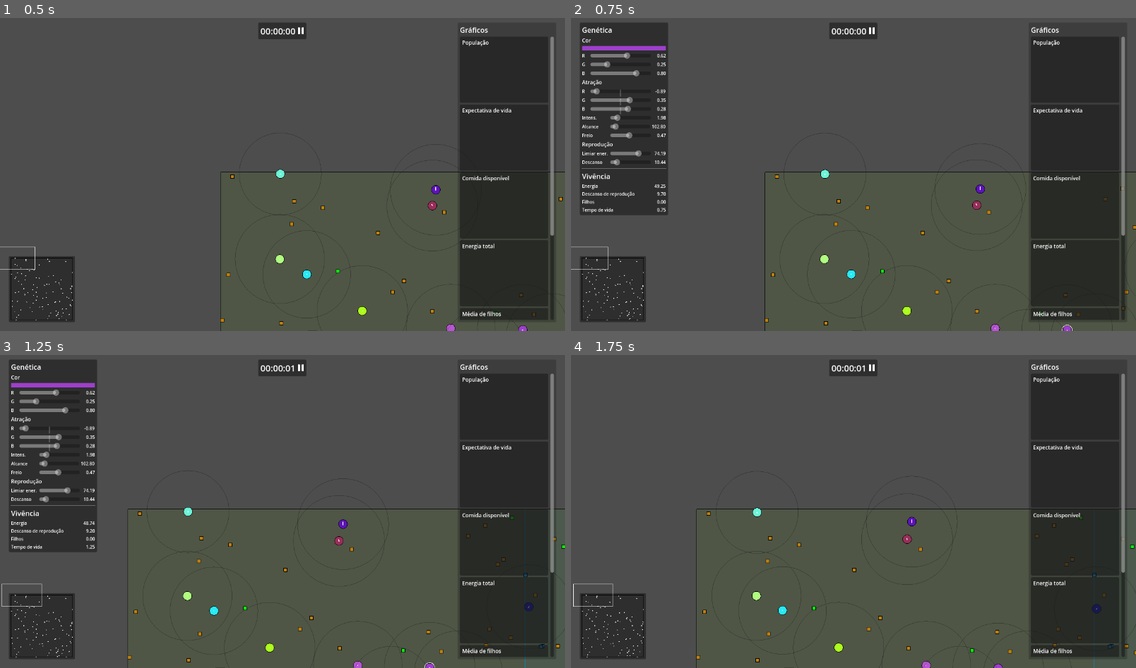
Above: before the commit, frames 1-4 (two rows, left to right).
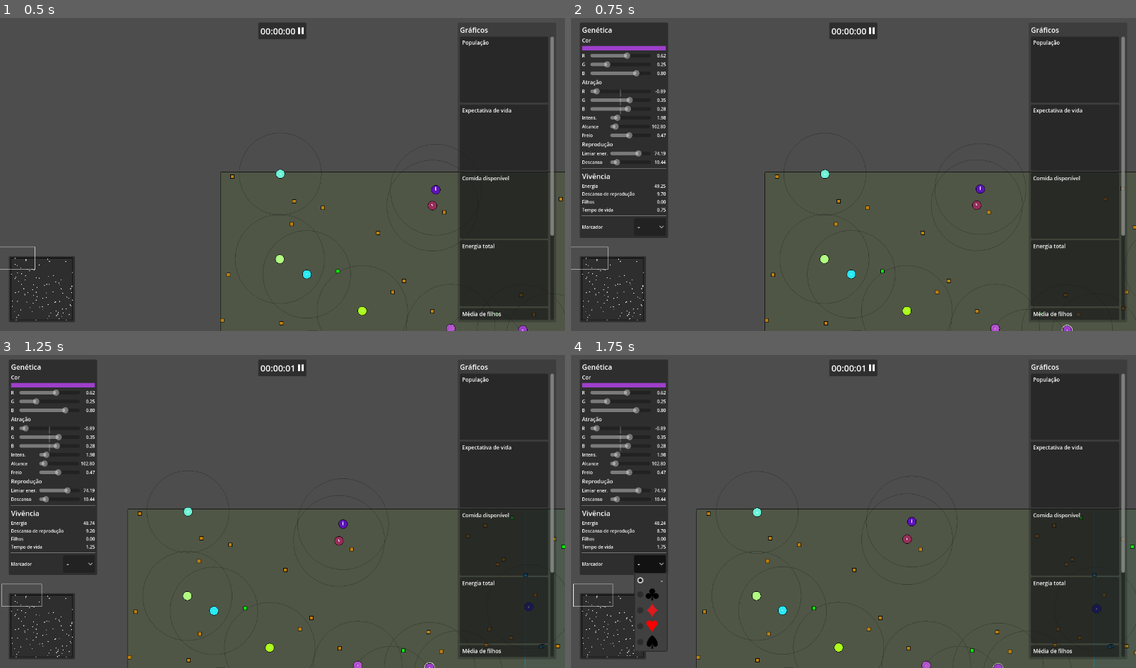
Above: after the commit, the same moments.

Repository: rodrigo-borges/attract-repel
Game: Godot game, scene res://world/world.tscn
Two runs of this game, one before a commit and one after it. Both use one fixed random seed, a clock stepped at 60 frames per second and the inputs below. The project has no main scene, so this scene is started directly.
Inputs (mouse positions are in pixels of both pictures, inside the frame that each line leads up to):
- Up to frame 1 (0.5 s): no input
- Up to frame 2 (0.75 s): move the mouse to (1096, 330) at 0.52 s; press the mouse at (1096, 330) at 0.53 s; hold D (right) from 0.53 s (still down)
- Up to frame 3 (1.25 s): keep holding D (right)
- Up to frame 4 (1.75 s): release D (right) at 1.25 s; release the mouse at (1096, 667) at 1.25 s; click (650, 564) at 1.25 s, where only the run after the commit has a clickable "-"

Frame 1 is identical in both runs. In frame 2, 1.1% of the frame differs, in the area x 1-18%, y 63-71%; in frame 3, 1.1%; in frame 4, 10%, in the area x 1-77%, y 1-100%.

Commit message:
Adiciona marcador em criaturas e descendentes

Diff:
--- a/entities/creature.gd
+++ b/entities/creature.gd
@@ -45,6 +45,12 @@
 var reproduction_cooldowm_timer:Timer
 var attraction_line:Line2D
 var brake_line:Line2D
+var marker:Marker:
+	set(value):
+		marker = value
+		if marker != null and marker_sprite != null:
+			update_marker()
+var marker_sprite:Sprite2D
 
 
 func _ready() -> void:
@@ -86,6 +92,11 @@
 	brake_line.set_width(2.)
 	brake_line.add_point(Vector2.ZERO)
 	brake_line.add_point(Vector2.ZERO)
+
+	marker_sprite = Sprite2D.new()
+	add_child(marker_sprite)
+	marker_sprite.set_scale(Vector2(.5, .5))
+	update_marker()
 
 func _process(_delta:float) -> void:
 	update_force_line(attraction_line, attraction_force)
@@ -186,6 +197,7 @@
 		reproduction_energy_threshold, reproduction_cooldown,
 		brake,
 		energy/2.)
+	creature.marker = marker
 	creature.mutate()
 	reproduced.emit(creature)
 	energy /= 2.
@@ -197,6 +209,11 @@
 	created_food.emit(corpse)
 	died.emit()
 	queue_free()
+
+func update_marker() -> void:
+	var new_texture:Texture2D = null if marker == null else marker.texture
+	marker_sprite.set_texture(new_texture)
+	marker_sprite.set_visible(marker!=null)
 
 static func create(
 		_color:Color, _size_radius:float,
--- /dev/null
+++ b/marker/clubs.tres
@@ -0,0 +1,8 @@
+[gd_resource type="Resource" script_class="Marker" load_steps=3 format=3 uid="uid://cm387dwmdbjiq"]
+
+[ext_resource type="Script" path="res://marker/marker.gd" id="1_6hrw1"]
+[ext_resource type="Texture2D" uid="uid://dqx54s4pnjas6" path="res://marker/clubs_32.png" id="2_dcnie"]
+
+[resource]
+script = ExtResource("1_6hrw1")
+texture = ExtResource("2_dcnie")
--- /dev/null
+++ b/marker/diamonds.tres
@@ -0,0 +1,8 @@
+[gd_resource type="Resource" script_class="Marker" load_steps=3 format=3 uid="uid://cx5suhgbechty"]
+
+[ext_resource type="Script" path="res://marker/marker.gd" id="1_ck4o1"]
+[ext_resource type="Texture2D" uid="uid://c04dbgvlpj6ud" path="res://marker/diamonds_32.png" id="2_ovfa8"]
+
+[resource]
+script = ExtResource("1_ck4o1")
+texture = ExtResource("2_ovfa8")
--- /dev/null
+++ b/marker/hearts.tres
@@ -0,0 +1,8 @@
+[gd_resource type="Resource" script_class="Marker" load_steps=3 format=3 uid="uid://dlhbaol51l1eg"]
+
+[ext_resource type="Script" path="res://marker/marker.gd" id="1_mwsy6"]
+[ext_resource type="Texture2D" uid="uid://c2ny10x2koiaj" path="res://marker/hearts_32.png" id="2_khff6"]
+
+[resource]
+script = ExtResource("1_mwsy6")
+texture = ExtResource("2_khff6")
--- /dev/null
+++ b/marker/marker.gd
@@ -0,0 +1,4 @@
+extends Resource
+class_name Marker
+
+@export var texture:Texture2D
--- /dev/null
+++ b/marker/spades.tres
@@ -0,0 +1,8 @@
+[gd_resource type="Resource" script_class="Marker" load_steps=3 format=3 uid="uid://wub3am8kt3yd"]
+
+[ext_resource type="Script" path="res://marker/marker.gd" id="1_ta0q0"]
+[ext_resource type="Texture2D" uid="uid://db52gkpoao1ox" path="res://marker/spades_32.png" id="2_5syl6"]
+
+[resource]
+script = ExtResource("1_ta0q0")
+texture = ExtResource("2_5syl6")
--- a/world/hud/creature_card/creature_card.gd
+++ b/world/hud/creature_card/creature_card.gd
@@ -16,10 +16,11 @@
 @onready var repr_cooldown_time:ValueUI = find_child("ReprCooldownTime")
 @onready var children:ValueUI = find_child("Children")
 @onready var lifespan:ValueUI = find_child("Lifespan")
+@onready var marker_selector:MarkerButton = find_child("MarkerButton")
 
 
 func _ready() -> void:
-	pass
+	marker_selector.marker_selected.connect(_on_marker_selected)
 
 func _process(_delta:float) -> void:
 	update_life()
@@ -34,6 +35,7 @@
 		repr_threshold.value = creature.reproduction_energy_threshold
 		repr_cooldown.value = creature.reproduction_cooldown
 		update_life()
+		marker_selector.update_marker_from_creature(creature)
 
 func update_life() -> void:
 	if creature != null:
@@ -41,3 +43,7 @@
 		repr_cooldown_time.value = creature.reproduction_cooldowm_timer.time_left
 		children.value = creature.children
 		lifespan.value = creature.lifespan
+
+func _on_marker_selected(marker:Marker) -> void:
+	if creature != null:
+		creature.marker = marker
--- a/world/hud/creature_card/creature_card.tscn
+++ b/world/hud/creature_card/creature_card.tscn
@@ -1,10 +1,17 @@
-[gd_scene load_steps=6 format=3 uid="uid://y4xw1cr1uk76"]
+[gd_scene load_steps=13 format=3 uid="uid://y4xw1cr1uk76"]
 
 [ext_resource type="Script" path="res://world/hud/creature_card/creature_card.gd" id="1_2se0r"]
 [ext_resource type="PackedScene" uid="uid://bdhcqi3n33rlo" path="res://world/hud/creature_card/color_ui.tscn" id="1_yku8q"]
 [ext_resource type="PackedScene" uid="uid://tfnus5sdeeeb" path="res://world/hud/creature_card/vector3_ui.tscn" id="2_n27h6"]
 [ext_resource type="PackedScene" uid="uid://d2gua8cqell5g" path="res://world/hud/creature_card/value_ui.tscn" id="4_khe27"]
 [ext_resource type="LabelSettings" uid="uid://bse0aa8ieynyj" path="res://world/hud/category_label_setting.tres" id="5_nkwl6"]
+[ext_resource type="LabelSettings" uid="uid://llfhtfilv8mq" path="res://world/hud/attribute_label_setting.tres" id="6_s1ufy"]
+[ext_resource type="Script" path="res://world/hud/creature_card/marker_button.gd" id="7_uykr0"]
+[ext_resource type="Script" path="res://marker/marker.gd" id="8_i74sm"]
+[ext_resource type="Resource" uid="uid://cm387dwmdbjiq" path="res://marker/clubs.tres" id="9_fk8es"]
+[ext_resource type="Resource" uid="uid://cx5suhgbechty" path="res://marker/diamonds.tres" id="10_cwok2"]
+[ext_resource type="Resource" uid="uid://dlhbaol51l1eg" path="res://marker/hearts.tres" id="11_vsd1d"]
+[ext_resource type="Resource" uid="uid://wub3am8kt3yd" path="res://marker/spades.tres" id="12_spcei"]
 
 [node name="CreatureCard" type="PanelContainer"]
 custom_minimum_size = Vector2(200, 0)
@@ -118,3 +125,23 @@
 show_slider = false
 title_min_width = 15.0
 value_min_width = 30.0
+
+[node name="HSeparator2" type="HSeparator" parent="MarginContainer/VBoxContainer"]
+layout_mode = 2
+
+[node name="HBoxContainer" type="HBoxContainer" parent="MarginContainer/VBoxContainer"]
+layout_mode = 2
+
+[node name="Label" type="Label" parent="MarginContainer/VBoxContainer/HBoxContainer"]
+layout_mode = 2
+text = "Marcador"
+label_settings = ExtResource("6_s1ufy")
+
+[node name="MarkerButton" type="OptionButton" parent="MarginContainer/VBoxContainer/HBoxContainer"]
+custom_minimum_size = Vector2(50, 0)
+layout_mode = 2
+size_flags_horizontal = 10
+size_flags_vertical = 4
+focus_mode = 0
+script = ExtResource("7_uykr0")
+markers = Array[ExtResource("8_i74sm")]([ExtResource("9_fk8es"), ExtResource("10_cwok2"), ExtResource("11_vsd1d"), ExtResource("12_spcei")])
--- /dev/null
+++ b/world/hud/creature_card/marker_button.gd
@@ -0,0 +1,29 @@
+extends OptionButton
+class_name MarkerButton
+
+signal marker_selected(marker:Marker)
+
+@export var markers:Array[Marker]
+
+
+func _ready() -> void:
+	add_item("-")
+	for m in markers:
+		add_icon_item(m.texture, m.resource_name)
+	item_selected.connect(_on_item_selected)
+
+func update_marker_from_creature(creature:Creature) -> void:
+	var idx:int = 0
+	if creature.marker != null:
+		idx = markers.find(creature.marker) + 1
+	select(idx)
+
+func get_marker_from_idx(idx:int) -> Marker:
+	var marker:Marker = null
+	if idx > 0:
+		marker = markers[idx-1]
+	return marker
+
+func _on_item_selected(idx:int) -> void:
+	var marker:Marker = get_marker_from_idx(idx)
+	marker_selected.emit(marker)
--- a/world/world.gd
+++ b/world/world.gd
@@ -61,12 +61,15 @@
 	call_deferred("spawn_initial_food")
 
 func _process(_delta: float) -> void:
-	if Input.is_action_just_pressed("left_click"):
+	pass
+
+func _unhandled_input(event:InputEvent) -> void:
+	if event.is_action_pressed("left_click"):
 		if hovered_creature != null:
 			select_creature(hovered_creature)
 		else:
 			unselect_creature()
-	if Input.is_action_just_pressed("escape"):
+	if event.is_action_pressed("escape"):
 		unselect_creature()
 
 func _draw() -> void:
--- a/world/world.tscn
+++ b/world/world.tscn
@@ -12,7 +12,6 @@
 script = ExtResource("1_psf47")
 n_creatures = 100
 initial_food_spawn_time = 60
-track_period = null
 
 [node name="WorldCamera" type="Camera2D" parent="."]
 process_mode = 3
Binary file added: marker/clubs.png
Not shown, added: marker/clubs.png.import
Binary file added: marker/clubs_32.png
Not shown, added: marker/clubs_32.png.import
Binary file added: marker/diamonds.png
Not shown, added: marker/diamonds.png.import
Binary file added: marker/diamonds_32.png
Not shown, added: marker/diamonds_32.png.import
Binary file added: marker/hearts.png
Not shown, added: marker/hearts.png.import
Binary file added: marker/hearts_32.png
Not shown, added: marker/hearts_32.png.import
(and 5 more such lines)
